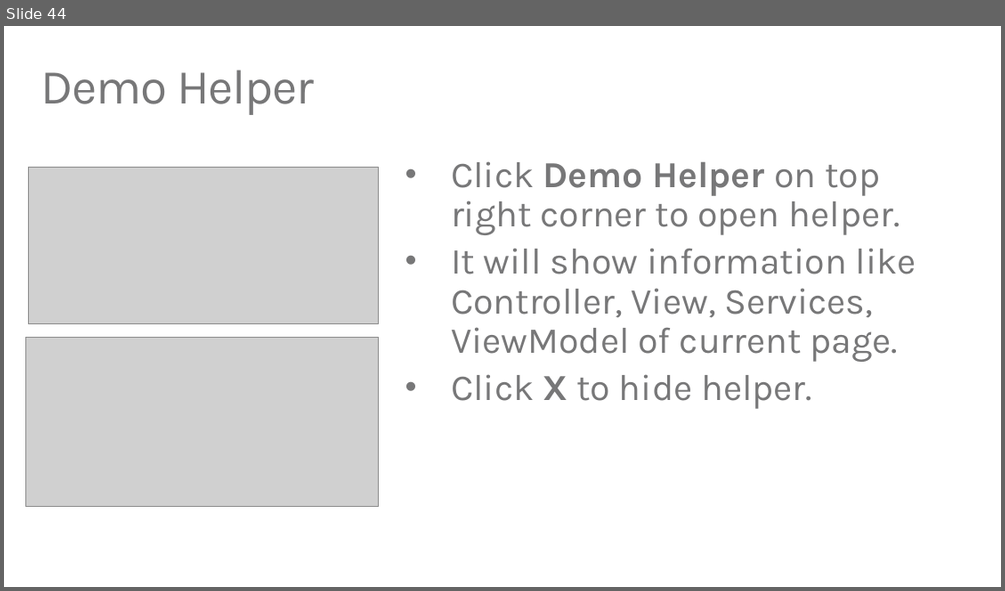
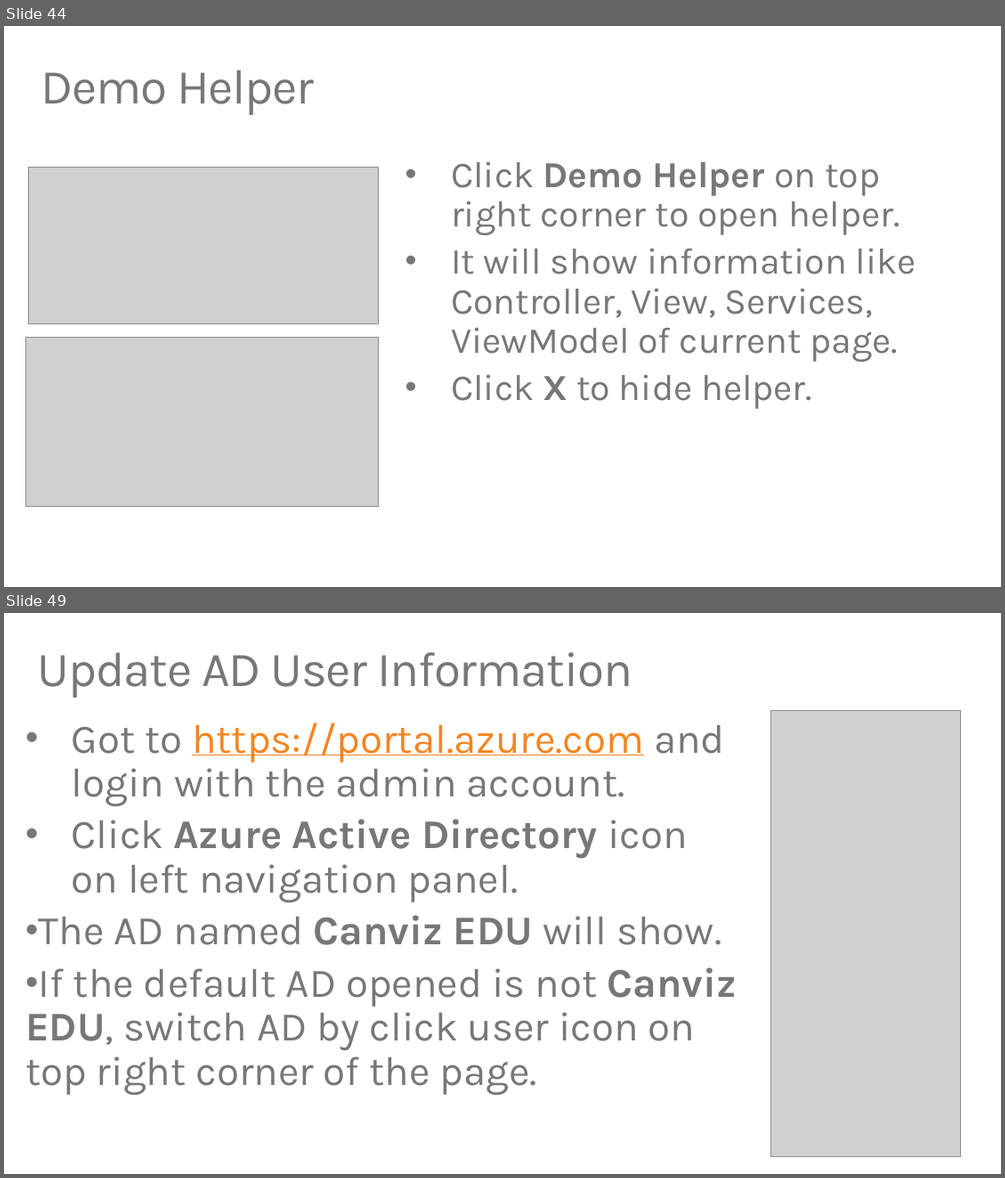
Before and after one commit to TylerLu/EDUGraphAPI-PHP, a slide deck: EDU GRAPH-API Demo Script.pptx. Shown one above the other, each under a label of ours: slide 44 before the commit, slides 44 and 49 after it; the slides between them are not shown. The pictures are 1005x591 and 1005x1178 pixels, drawn with LibreOffice and Linux fonts; fonts in the diff are those of the drawing; grey boxes stand for pictures. Boxes give left, top, right and bottom in pixels: in the first picture for what was removed or moved away, otherwise in the second. Text is boxed around its words. In the diff, an @@ line names an element or a change of style, - is before the commit and + after.

```diff
--- a/EDU GRAPH-API Demo Script.pptx
+++ b/EDU GRAPH-API Demo Script.pptx
@@ slide 49 added at (4,613,1001,1174), background #FFFFFF @@
@@ title added at (38,652,632,698), 48 pt, text #777778 @@
+Update AD User Information
@@ picture added at (771,711,961,1157) @@
@@ text added at (25,722,736,1094), 40 pt, text #777778 @@
+• Got to https://portal.azure.com and login with the admin account.
+• Click Azure Active Directory icon on left navigation panel.
+• The AD named Canviz EDU will show.
+• If the default AD opened is not Canviz EDU, switch AD by click user icon on top right corner of the page.
```
Also in this commit, not shown: 7 other slides added, 3 other files.
